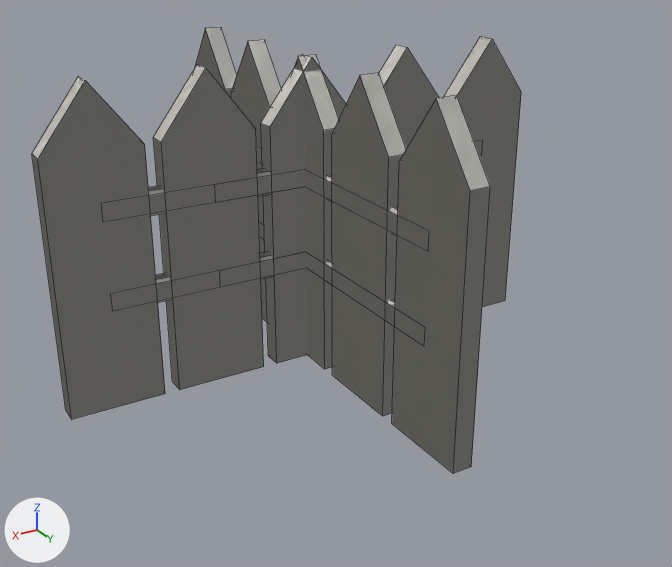
What one commit did to the Blender file assets/game-assets/WhiteFence.blend.
The view is the same before and after, from a 50 mm lens placed at (1.012, 1.808, 1.066), pointed at (0.053, 0.211, 0.267). Every picture has the same lights, and +X, +Y and +Z are marked at lower left. The older version comes first. Mesh edges are drawn as thin lines.

Objects in the first picture: 'WhiteFence_Corner', 'WhiteFence_Cross', 'WhiteFence_Middle', 'WhiteFence_Solo'.
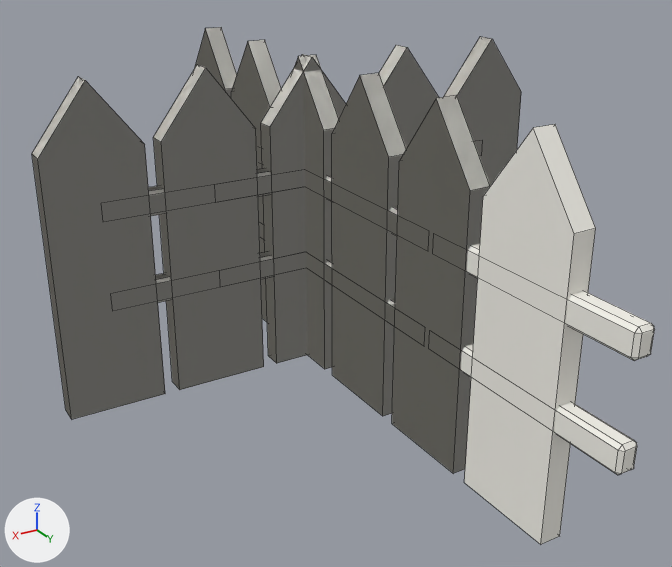
The change, as JSON lines over the scene's bpy script:
```json
{"op": "add", "block": "me_whitefence_extension_mesh", "code": ["me_whitefence_extension_mesh = bpy.data.meshes.new('WhiteFence_Extension_Mesh')", "me_whitefence_extension_mesh.from_pydata(...)  # 58 vertices, 59 faces; spans x -0.022..0.022, y 0.5..1.0, z -1.0..-0.28", "me_whitefence_extension_mesh.materials.append(mat_material_whitepaint)  # white #f4f2ea"]}
{"op": "add", "block": "ob_whitefence_extension", "code": ["ob_whitefence_extension = bpy.data.objects.new('WhiteFence_Extension', me_whitefence_extension_mesh)", "ob_whitefence_extension.location = (0.0, 0.0, 1.0)"]}
```

What differs and where, as boxes [x1, y1, x2, y2] in the pictures (672 x 567 px):
```json
{"object": "WhiteFence_Extension", "change": "added", "after": [461, 124, 655, 544]}
{"object": "WhiteFence_Pole", "change": "unchanged, uncovered by the edit", "after": [261, 54, 346, 363]}
```
